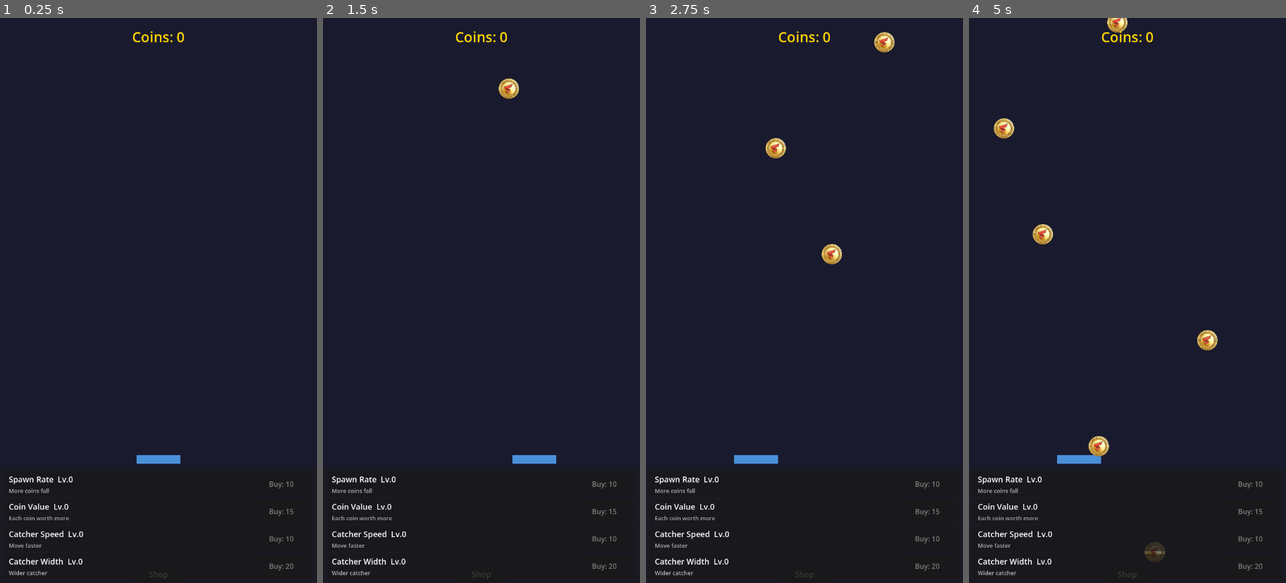
Above: before the commit, frames 1-4 (left to right).
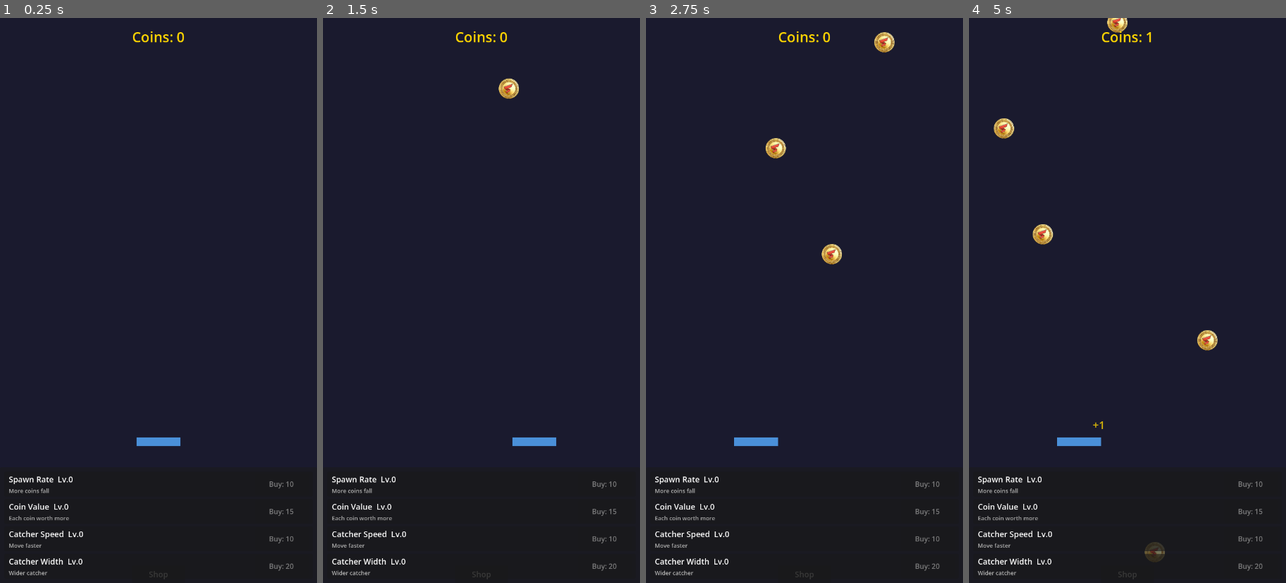
Above: after the commit, the same moments.

Repository: flexion/flexcoins
Game: Godot game, scene res://scenes/main.tscn
Same seed, same stepped clock (60 frames per second), same inputs: the game is played once before the commit and once after it.
Inputs:
- Up to frame 1 (0.25 s): no input
- Up to frame 2 (1.5 s): click "Shop" at 0.5 s; hold Right (move_right) from 1.28 s (still down)
- Up to frame 3 (2.75 s): release Right (move_right) at 2.03 s; hold Left (move_left) from 2.03 s (still down)
- Up to frame 4 (5 s): release Left (move_left) at 2.78 s; hold Right (move_right) 2.78-4.28 s; hold Left (move_left) from 4.28 s (still down)

The runs differ from the first frame. In frame 1, 0.4% of the frame differs, in the area x 43-57%, y 74-79%; in frame 2, 0.4%; in frame 3, 0.4%; in frame 4, 0.6%, in the area x 27-58%, y 2-79%.

Commit message:
Added sounds

Diff:
--- a/project.godot
+++ b/project.godot
@@ -11,8 +11,8 @@
 [application]
 
 config/name="FlexCoins"
+run/main_scene="res://scenes/main.tscn"
 config/features=PackedStringArray("4.6", "Forward Plus")
-run/main_scene="res://scenes/main.tscn"
 config/icon="res://icon.svg"
 
 [autoload]
@@ -23,16 +23,21 @@
 
 window/size/viewport_width=720
 window/size/viewport_height=1280
+window/stretch/mode="viewport"
 
 [input]
 
 move_left={
 "deadzone": 0.2,
-"events": [Object(InputEventKey,"resource_local_to_scene":fa …(214 unchanged characters)… "location":0,"echo":false,"script":null), Object(InputEventKey,"resource_local_to_scene":false,"resource_name":"","device":-1,"window_id":0,"alt_pressed":false,"shift_pressed":false,"ctrl_pressed":false,"meta_pressed":false,"pressed":false,"keycode":0,"physical_keycode":65,"key_label":0,"unicode":97,"location":0,"echo":false,"script":null)]
+"events": [Object(InputEventKey,"resource_local_to_scene":fa …(214 unchanged characters)… "location":0,"echo":false,"script":null)
+, Object(InputEventKey,"resource_local_to_scene":false,"resource_name":"","device":-1,"window_id":0,"alt_pressed":false,"shift_pressed":false,"ctrl_pressed":false,"meta_pressed":false,"pressed":false,"keycode":0,"physical_keycode":65,"key_label":0,"unicode":97,"location":0,"echo":false,"script":null)
+]
 }
 move_right={
 "deadzone": 0.2,
-"events": [Object(InputEventKey,"resource_local_to_scene":fa …(214 unchanged characters)… "location":0,"echo":false,"script":null), Object(InputEventKey,"resource_local_to_scene":false,"resource_name":"","device":-1,"window_id":0,"alt_pressed":false,"shift_pressed":false,"ctrl_pressed":false,"meta_pressed":false,"pressed":false,"keycode":0,"physical_keycode":68,"key_label":0,"unicode":100,"location":0,"echo":false,"script":null)]
+"events": [Object(InputEventKey,"resource_local_to_scene":fa …(214 unchanged characters)… "location":0,"echo":false,"script":null)
+, Object(InputEventKey,"resource_local_to_scene":false,"resource_name":"","device":-1,"window_id":0,"alt_pressed":false,"shift_pressed":false,"ctrl_pressed":false,"meta_pressed":false,"pressed":false,"keycode":0,"physical_keycode":68,"key_label":0,"unicode":100,"location":0,"echo":false,"script":null)
+]
 }
 
 [physics]
--- a/scenes/catcher.tscn
+++ b/scenes/catcher.tscn
@@ -1,6 +1,7 @@
-[gd_scene load_steps=3 format=3 uid="uid://catcher_scene_001"]
+[gd_scene load_steps=4 format=3 uid="uid://catcher_scene_001"]
 
 [ext_resource type="Script" path="res://scripts/catcher.gd" id="1_script"]
+[ext_resource type="AudioStreamWAV" uid="uid://dmpx6knl0kltu" path="res://sounds/bling.wav" id="2_bling"]
 
 [sub_resource type="RectangleShape2D" id="RectangleShape2D_catcher"]
 size = Vector2(100, 20)
@@ -18,4 +19,7 @@
 [node name="CollisionShape2D" type="CollisionShape2D" parent="."]
 shape = SubResource("RectangleShape2D_catcher")
 
+[node name="BlingSound" type="AudioStreamPlayer" parent="."]
+stream = ExtResource("2_bling")
+
 [connection signal="area_entered" from="." to="." method="_on_area_entered"]
--- a/scenes/main.tscn
+++ b/scenes/main.tscn
@@ -20,7 +20,7 @@
 [node name="Timer" type="Timer" parent="CoinSpawner"]
 
 [node name="Catcher" parent="." instance=ExtResource("3_catcher_scene")]
-position = Vector2(360, 1000)
+position = Vector2(360, 960)
 floating_text_scene = ExtResource("5_float_text")
 
 [node name="HUD" parent="." instance=ExtResource("4_hud_scene")]
--- a/scripts/catcher.gd
+++ b/scripts/catcher.gd
@@ -6,6 +6,7 @@
 
 @onready var color_rect: ColorRect = $ColorRect
 @onready var collision_shape: CollisionShape2D = $CollisionShape2D
+@onready var bling_sound: AudioStreamPlayer = $BlingSound
 
 
 func _ready() -> void:
@@ -26,6 +27,7 @@
 	if area.has_method("collect"):
 		GameManager.add_currency(area.value)
 		_spawn_floating_text(area.global_position, area.value)
+		bling_sound.play()
 		area.collect()
 
 
